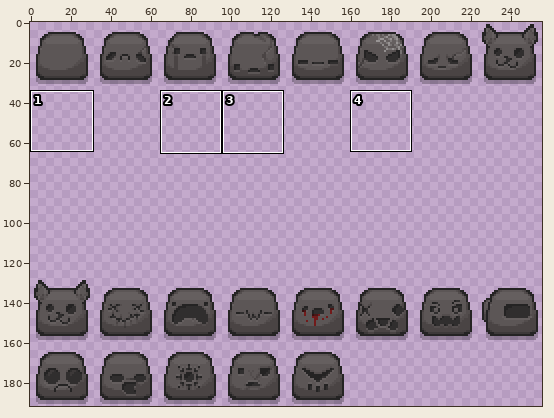
Sprite sheet: resources/gfx/monsters/stoner/stoner.png. Above: a wide view before the commit, with the close-up outlined.
Close-up. Earlier state:
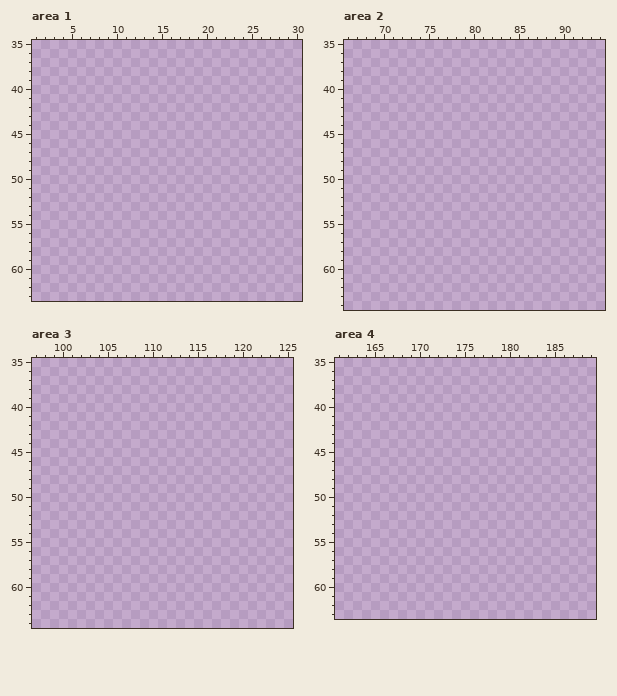
The file is 256x192 pixels. Colours within 5 levels of each other are drawn and written as one. Shown: area 1: x 1..30, y 35..63; area 2: x 66..94, y 35..64; area 3: x 97..125, y 35..64; area 4: x 161..189, y 35..63. The commit also changed other parts of the picture, which this record leaves out.
The result:
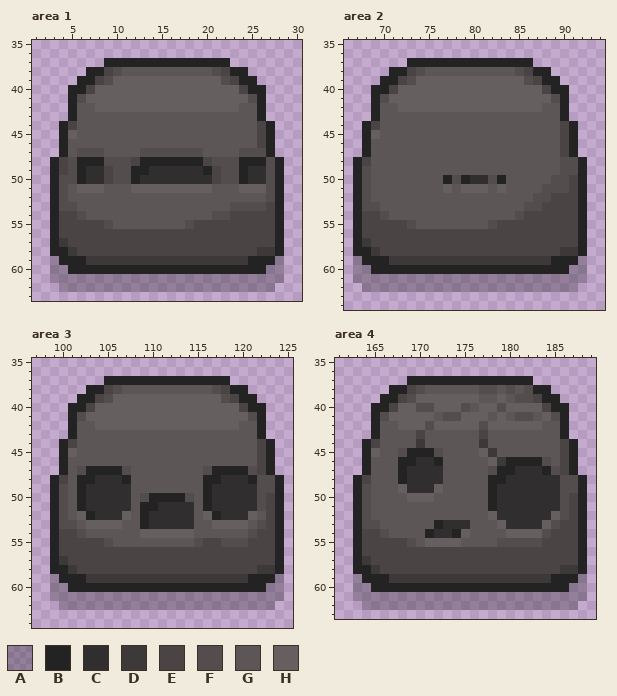
Palette (. is transparent): A #00000040  B #242323  C #302e2e  D #3d3939  E #4a4444  F #534d4d  G #5c5656  H #655f5f
Changes in this commit:
Area 1:
y 37: x 9..22 .............. -> BBBBBBBBBBBBBB
y 38: x 7..24 .................. -> BBEFGGGGGGGGGGFEBB
y 39: x 6..25 .................... -> BBEFHHHHHHHHHHHHFEBB
y 40: x 5..26 ...................... -> BBEHHHHHHHHHHHHHHHHEBB
y 41: x 5..26 ...................... -> BFHHHHHHHHHHHHHHHHHHFB
y 42: x 5..26 ...................... -> BGGHHHHHHHHHHHHHHHHGGB
y 43: x 5..26 ...................... -> BGGGGGGGGGGGGGGGGGGGGB
y 44: x 4..27 ........................ -> BEGGGGGGGGGGGGGGGGGGGGEB
y 45: x 4..27 ........................ -> BHGGGGGGGGGGGGGGGGGGGGEB
y 46: x 4..27 ........................ -> BGGGGGGGGGGGGGGGGGGGGGEB
y 47: x 4..27 ........................ -> BGFFFGGGGFFFFFFFGGGGFFFB
y 48: x 3..28 .......................... -> BEFBBBFFFEBBBBBBBEFFFBBBFB
y 49: x 3..28 .......................... -> BEFBCCEFFBBCCCCCCBEFFBCCFB
y 50: x 3..28 .......................... -> BFFBCCEFFBCCCCCCCCEFFBCCFB
y 51: x 3..28 .......................... -> BFGHHHGGGHHHHHHHHHGGGHHHFB
y 52: x 3..28 .......................... -> BFGGGGGGGGGGGGGGGGGGGGGGFB
y 53: x 3..28 .......................... -> BFFGGGGGGGGGGGGGGGGGFFFFEB
y 54: x 3..28 .......................... -> BEEFGGGGGGGGGGGGGGFFEEEEEB
y 55: x 3..28 .......................... -> BEEEEEFGGGGGGGGFEEEEEEEEEB
y 56: x 3..28 .......................... -> BEEEEEEEEEEEEEEEEEEEEEEEEB
y 57: x 3..28 .......................... -> BDEEEEEEEEEEEEEEEEEEEEEEEB
y 58: x 3..28 .......................... -> BBDEEEEEEEEEEEEEEEEEEEEDDB
y 59: x 3..28 .......................... -> ABBBDDDDDDDDDDDDDDDDDDBBBA
y 60: x 3..28 .......................... -> AABBBBBBBBBBBBBBBBBBBBBBAA
y 61: x 3..28 .......................... -> AAAAAAAAAAAAAAAAAAAAAAAAAA
y 62: x 4..27 ........................ -> AAAAAAAAAAAAAAAAAAAAAAAA
Area 2:
y 37: x 73..86 .............. -> BBBBBBBBBBBBBB
y 38: x 71..88 .................. -> BBEFGGGGGGGGGGFEBB
y 39: x 70..89 .................... -> BBEFHHHHHHHHHHHHFEBB
y 40: x 69..90 ...................... -> BBEHHHHHHHHHHHHHHHHEBB
y 41: x 69..90 ...................... -> BFHHHHHHHHHHHHHHHHHHFB
y 42: x 69..90 ...................... -> BGGHHHHHHHHHHHHHHHHGGB
y 43: x 69..90 ...................... -> BGGGGGGGGGGGGGGGGGGGGB
y 44: x 68..91 ........................ -> BEGGGGGGGGGGGGGGGGGGGGEB
y 45: x 68..91 ........................ -> BHGGGGGGGGGGGGGGGGGGGGEB
y 46..47: x 68..91 ........................ -> BGGGGGGGGGGGGGGGGGGGGGEB
y 48: x 67..92 .......................... -> BEGGGGGGGGGGGGGGGGGGGGGFFB
y 49: x 67..92 .......................... -> BFGGGGGGGGGGGGGGGGGGGGGFFB
y 50: x 67..92 .......................... -> BFGGGGGGGGBFBCCFBGGGGGFFEB
y 51: x 67..92 .......................... -> BFGGGGGGGGHGHHHGHGGGGFFFEB
y 52: x 67..92 .......................... -> BFGGGGGGGGGGGGGGGGGGFFEEEB
y 53: x 67..92 .......................... -> BFFGGGGGGGGGGGGGGGGFFEEEEB
y 54: x 67..92 .......................... -> BEEFGGGGGGGGGGGGGGFEEEEEEB
y 55: x 67..92 .......................... -> BEEEEEFGGGGGGGGFEEEEEEEEEB
y 56: x 67..92 .......................... -> BEEEEEEEEEEEEEEEEEEEEEEEEB
y 57: x 67..92 .......................... -> BDEEEEEEEEEEEEEEEEEEEEEEEB
y 58: x 67..92 .......................... -> BBDEEEEEEEEEEEEEEEEEEEEDDB
y 59: x 67..92 .......................... -> ABBBDDDDDDDDDDDDDDDDDDBBBA
y 60: x 67..92 .......................... -> AABBBBBBBBBBBBBBBBBBBBBBAA
y 61: x 67..92 .......................... -> AAAAAAAAAAAAAAAAAAAAAAAAAA
y 62: x 68..91 ........................ -> AAAAAAAAAAAAAAAAAAAAAAAA
Area 3:
y 37: x 105..118 .............. -> BBBBBBBBBBBBBB
y 38: x 103..120 .................. -> BBEFGGGGGGGGGGFEBB
y 39: x 102..121 .................... -> BBEFHHHHHHHHHHHHFEBB
y 40: x 101..122 ...................... -> BBEHHHHHHHHHHHHHHHHEBB
y 41: x 101..122 ...................... -> BFHHHHHHHHHHHHHHHHHHFB
y 42: x 101..122 ...................... -> BGGHHHHHHHHHHHHHHHHGGB
y 43: x 101..122 ...................... -> BGGGGGGGGGGGGGGGGGGGGB
y 44: x 100..123 ........................ -> BEGGGGGGGGGGGGGGGGGGGGEB
y 45: x 100..123 ........................ -> BHGGGGGGGGGGGGGGGGGGGGEB
y 46: x 100..123 ........................ -> BGGGGGGGGGGGGGGGGGGGGGEB
y 47: x 100..123 ........................ -> BGFBBBBFGGGGGGGGFBBBBFEB
y 48: x 99..124 .......................... -> BEGBBCCCBGGGGGGGGBBCCCBFFB
y 49: x 99..124 .......................... -> BFGBCCCCCGGGGGGGGBCCCCCFFB
y 50: x 99..124 .......................... -> BFGBCCCCCGFBBBBFGBCCCCCFEB
y 51: x 99..124 .......................... -> BFGBCCCCCGBBCCCCGBCCCCCFEB
y 52: x 99..124 .......................... -> BFGHBCCCHGBCCCCCGHBCCCHGEB
y 53: x 99..124 .......................... -> BFFGHHHHGGBCCCCCGGHHHHGFEB
y 54: x 99..124 .......................... -> BEEFGGGGGGHHHHHHGGGGGGFEEB
y 55: x 99..124 .......................... -> BEEEEEFGGGGGGGGGFEEFFFEEEB
y 56: x 99..124 .......................... -> BEEEEEEEEEEEEEEEEEEEEEEEEB
y 57: x 99..124 .......................... -> BDEEEEEEEEEEEEEEEEEEEEEEEB
y 58: x 99..124 .......................... -> BBDEEEEEEEEEEEEEEEEEEEEDDB
y 59: x 99..124 .......................... -> ABBBDDDDDDDDDDDDDDDDDDBBBA
y 60: x 99..124 .......................... -> AABBBBBBBBBBBBBBBBBBBBBBAA
y 61: x 99..124 .......................... -> AAAAAAAAAAAAAAAAAAAAAAAAAA
y 62: x 100..123 ........................ -> AAAAAAAAAAAAAAAAAAAAAAAA
Area 4:
y 37: x 169..182 .............. -> BBBBBBBBBBBBBB
y 38: x 167..184 .................. -> BBEFGGGGGGFFGFGFBB
y 39: x 166..185 .................... -> BBEFHHHHHHHGGHGFFEBB
y 40: x 165..186 ...................... -> BBEHHFFHHHFGHHFHHHHEBB
y 41: x 165..186 ...................... -> BFHHHHHGFFHHHGHGFFGHFB
y 42: x 165..186 ...................... -> BGGHHHFHHHHHFHHHHHHGGB
y 43: x 165..186 ...................... -> BGGGGEGGGGGGEGGGGGGGGB
y 44: x 164..187 ........................ -> BEGGGGDGGGGGGDGGGGGGGGEB
y 45: x 164..187 ........................ -> BHGGFBBBFGGGGHDGGGGGGGEB
y 46: x 164..187 ........................ -> BGGGBBCCBGGGGGHDBBBBFGEB
y 47: x 164..187 ........................ -> BGGGBCCCCGGGGGFBBCCCBFEB
y 48: x 163..188 .......................... -> BEGGGBCCCCGGGGGBBCCCCCCFFB
y 49: x 163..188 .......................... -> BFGGGHCCCHGGGGGBCCCCCCCFFB
y 50: x 163..188 .......................... -> BFGGGGHHHGGGGGGBCCCCCCCFEB
y 51: x 163..188 .......................... -> BFGGGGGGGGGGGGGBCCCCCCCFEB
y 52: x 163..188 .......................... -> BFGGGGGGGGGGGGGHCCCCCCHFEB
y 53: x 163..188 .......................... -> BFFGGGGGGBCCCGGGHCCCCHFEEB
y 54: x 163..188 .......................... -> BEEFGGGGBCCBHGGGGHHHHFEEEB
y 55: x 163..188 .......................... -> BEEEEEFGHHHHGGGGFFFFFEEEEB
y 56: x 163..188 .......................... -> BEEEEEEEEEEEEEEEEEEEEEEEEB
y 57: x 163..188 .......................... -> BDEEEEEEEEEEEEEEEEEEEEEEEB
y 58: x 163..188 .......................... -> BBDEEEEEEEEEEEEEEEEEEEEDDB
y 59: x 163..188 .......................... -> ABBBDDDDDDDDDDDDDDDDDDBBBA
y 60: x 163..188 .......................... -> AABBBBBBBBBBBBBBBBBBBBBBAA
y 61: x 163..188 .......................... -> AAAAAAAAAAAAAAAAAAAAAAAAAA
y 62: x 164..187 ........................ -> AAAAAAAAAAAAAAAAAAAAAAAA
Changed places in both close-ups, as pixel boxes (x1, y1, x2, y2):
added: (50, 58, 284, 292)
added: (353, 58, 587, 292)
added: (50, 376, 284, 610)
added: (353, 376, 587, 610)
